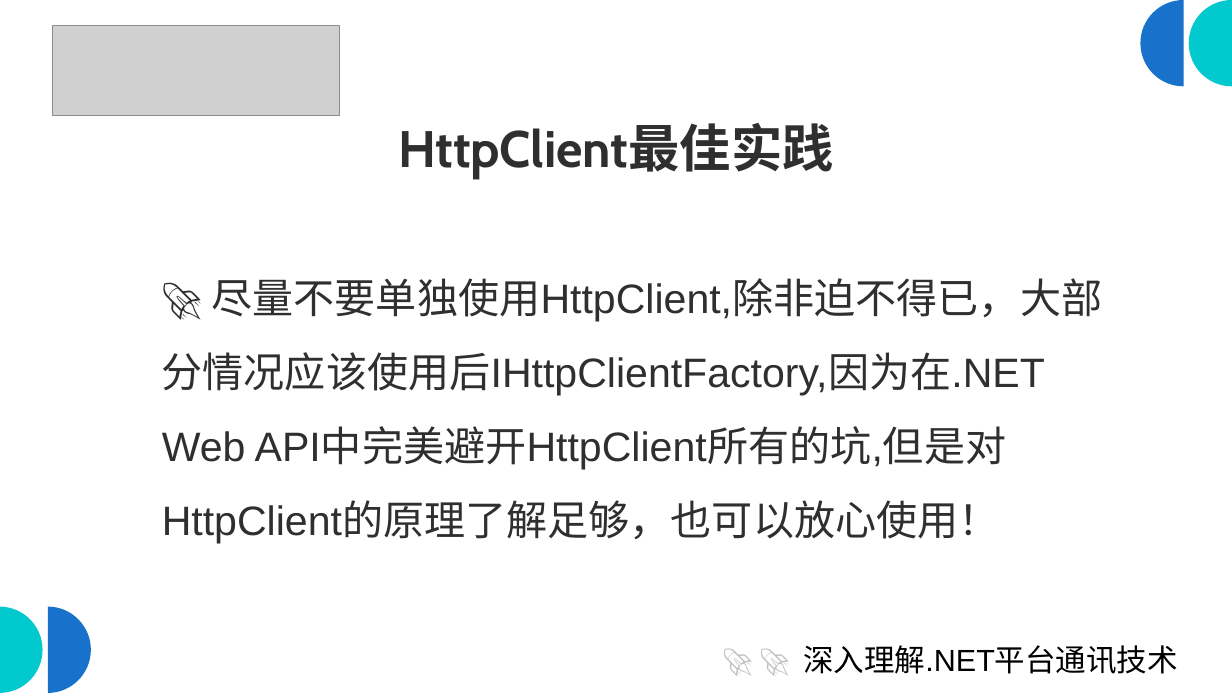
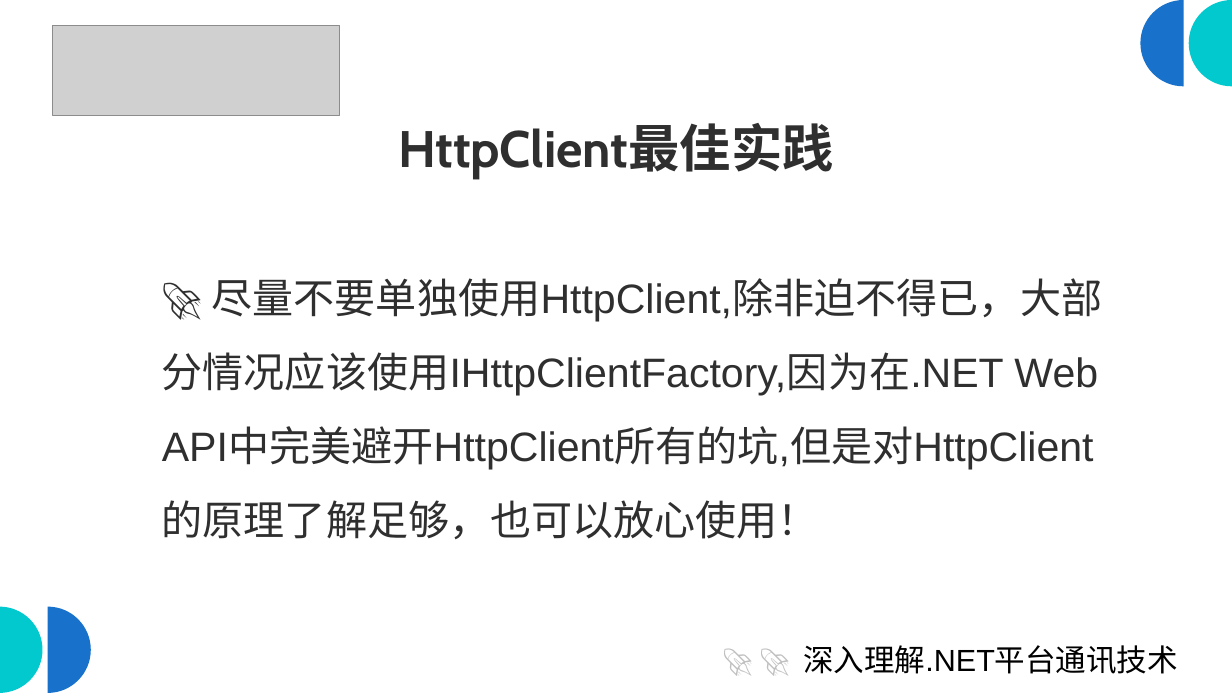
Before and after one commit to scottfly189/dotnet_net_course, a slide deck: slide 28 of src/1.HttpClientDemo/HttpClient_IHttpClientFactory_Polly.odp. Drawn at 1232x693 pixels with LibreOffice and Linux fonts; fonts in the diff are those of the drawing; grey boxes stand for pictures. Boxes give left, top, right and bottom in pixels: in the first picture for what was removed or moved away, otherwise in the second. Text is boxed around its words. In the diff, an @@ line names an element or a change of style, - is before the commit and + after.

```diff
--- a/src/1.HttpClientDemo/HttpClient_IHttpClientFactory_Polly.odp
+++ b/src/1.HttpClientDemo/HttpClient_IHttpClientFactory_Polly.odp
@@ text at [162,278,1103,539]: text changed @@
-🚀 尽量不要单独使用HttpClient,除非迫不得已，大部分情况应该使用后IHttpClientFactory,因为在.NET Web API中完美避开HttpClient所有的坑,但是对HttpClient的原理了解足够，也可以放心使用！
+🚀 尽量不要单独使用HttpClient,除非迫不得已，大部分情况应该使用IHttpClientFactory,因为在.NET Web API中完美避开HttpClient所有的坑,但是对HttpClient的原理了解足够，也可以放心使用！
```
Also in this commit, not shown: 15 other slides changed, 1 slide added, 1 slide removed, 18 other files.
